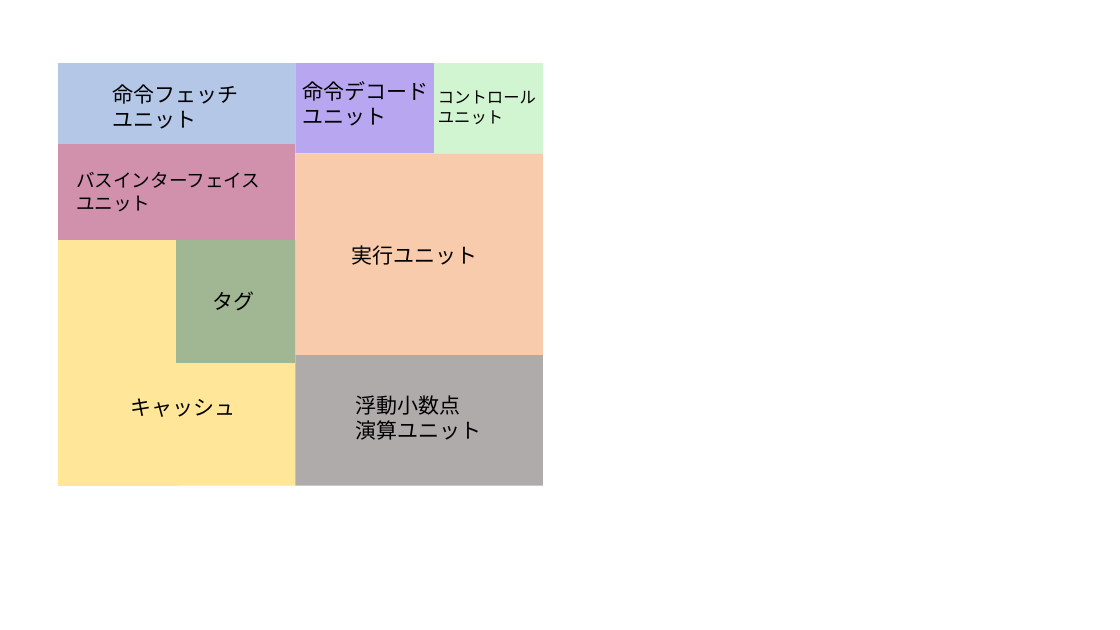
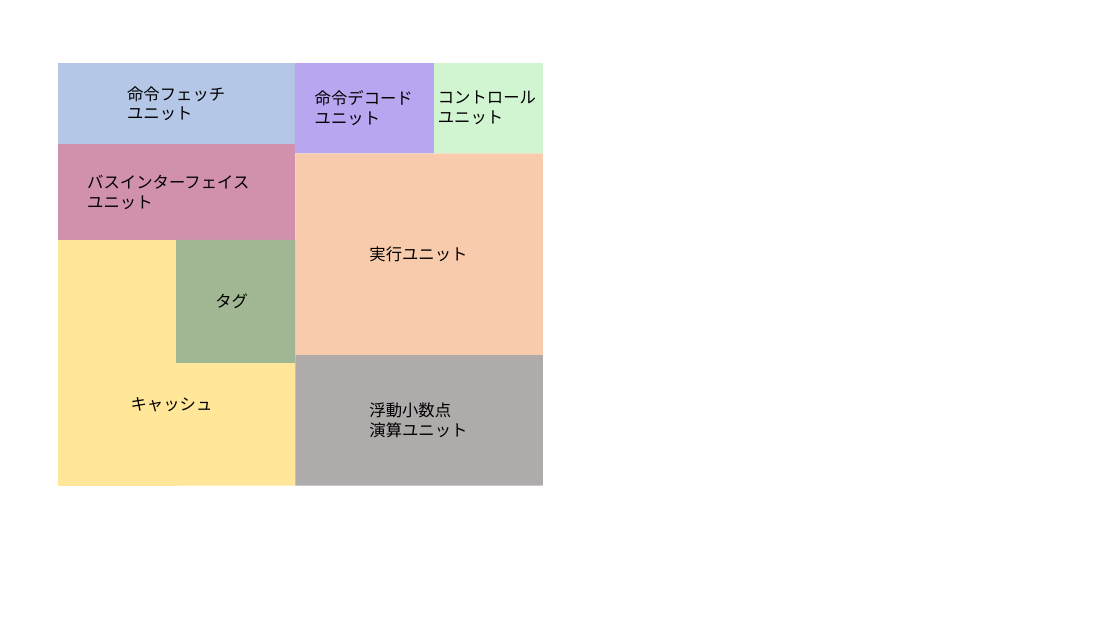
Before and after one commit to okmtaoo/-, a slide deck: slide 2 of 論文に使う画像.pptx. Drawn at 1120x630 pixels with LibreOffice and Linux fonts; fonts in the diff are those of the drawing. Boxes give left, top, right and bottom in pixels: in the first picture for what was removed or moved away, otherwise in the second. Text is boxed around its words. In the diff, an @@ line names an element or a change of style, - is before the commit and + after.

```diff
--- a/論文に使う画像.pptx
+++ b/論文に使う画像.pptx
@@ size 18 to 14 pt in 6 elements at (131,397,213,412), (215,293,248,308), (369,246,467,262), (369,402,467,437), (315,90,413,125), (127,86,225,120) @@
@@ text "命令フェッチ": place and size @@
-text "命令フェッチ" at (113,84,239,129)
+text "命令フェッチ" at (127,86,225,120)
@@ text "命令デコード": place and size @@
-text "命令デコード" at (303,81,429,126)
+text "命令デコード" at (315,90,413,125)
@@ text "バスインターフェイス": place and size @@
-text "バスインターフェイス" at (76,172,260,211)
+text "バスインターフェイス" at (87,175,249,209)
@@ text "バスインターフェイス" at (87,175,249,209): size 16 to 14 pt @@
@@ text "実行ユニット": place and size @@
-text "実行ユニット" at (352,245,478,265)
+text "実行ユニット" at (369,246,467,262)
@@ text "浮動小数点": place and size @@
-text "浮動小数点" at (355,395,481,440)
+text "浮動小数点" at (369,402,467,437)
```
Also in this commit, not shown: 14 other files.
